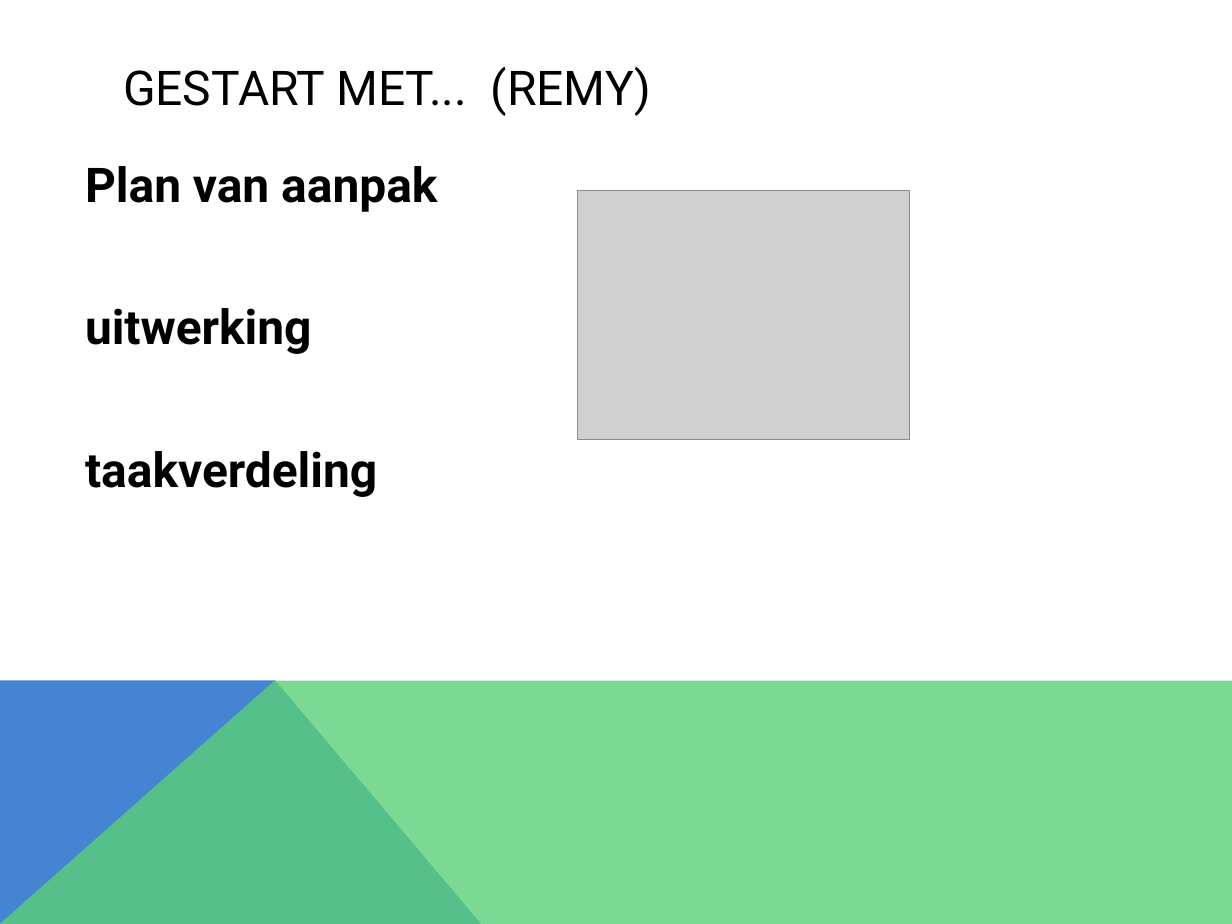
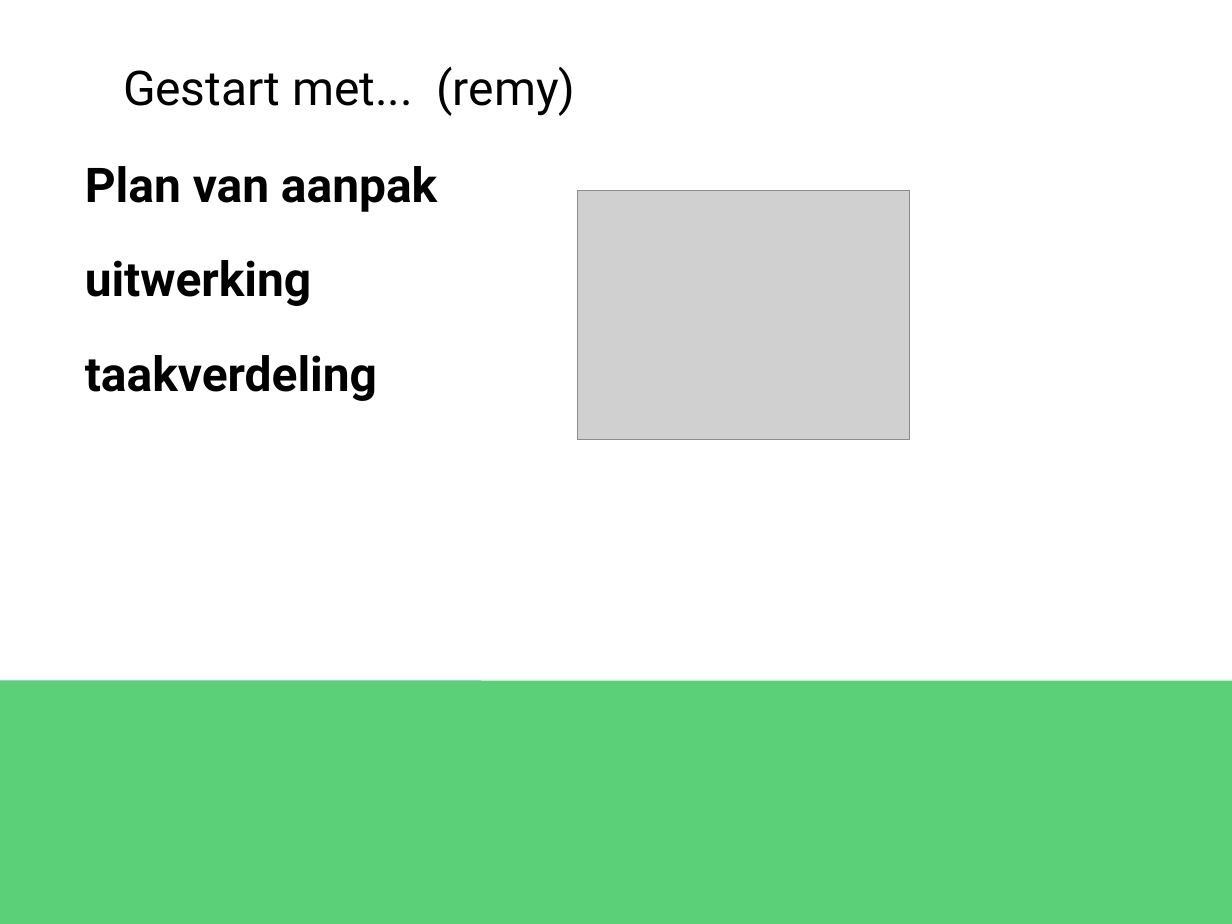
Before and after one commit to Dinilson/XNARaceGame, a slide deck: slide 2 of PRESENTATIE racegame project.pptx. Drawn at 1232x924 pixels with LibreOffice and Linux fonts; fonts in the diff are those of the drawing; grey boxes stand for pictures. Boxes give left, top, right and bottom in pixels: in the first picture for what was removed or moved away, otherwise in the second. Text is boxed around its words. In the diff, an @@ line names an element or a change of style, - is before the commit and + after.

```diff
--- a/PRESENTATIE racegame project.pptx
+++ b/PRESENTATIE racegame project.pptx
@@ text at [123,66,576,116]: text changed @@
-GESTART MET... (REMY)
+Gestart met... (remy)
@@ text "Plan van aanpak" at [85,166,437,401]: indent changed; less space between paragraphs @@
@@ freeform shape removed at [0,680,482,924] @@
@@ freeform shape removed at [0,680,1232,924] @@
@@ rectangle added at [0,680,482,924], fill #4584D3 @@
@@ rectangle added at [0,680,1232,924], fill #5BD078 @@
```
Also in this commit, not shown: 5 other slides changed, 2 slides added.
